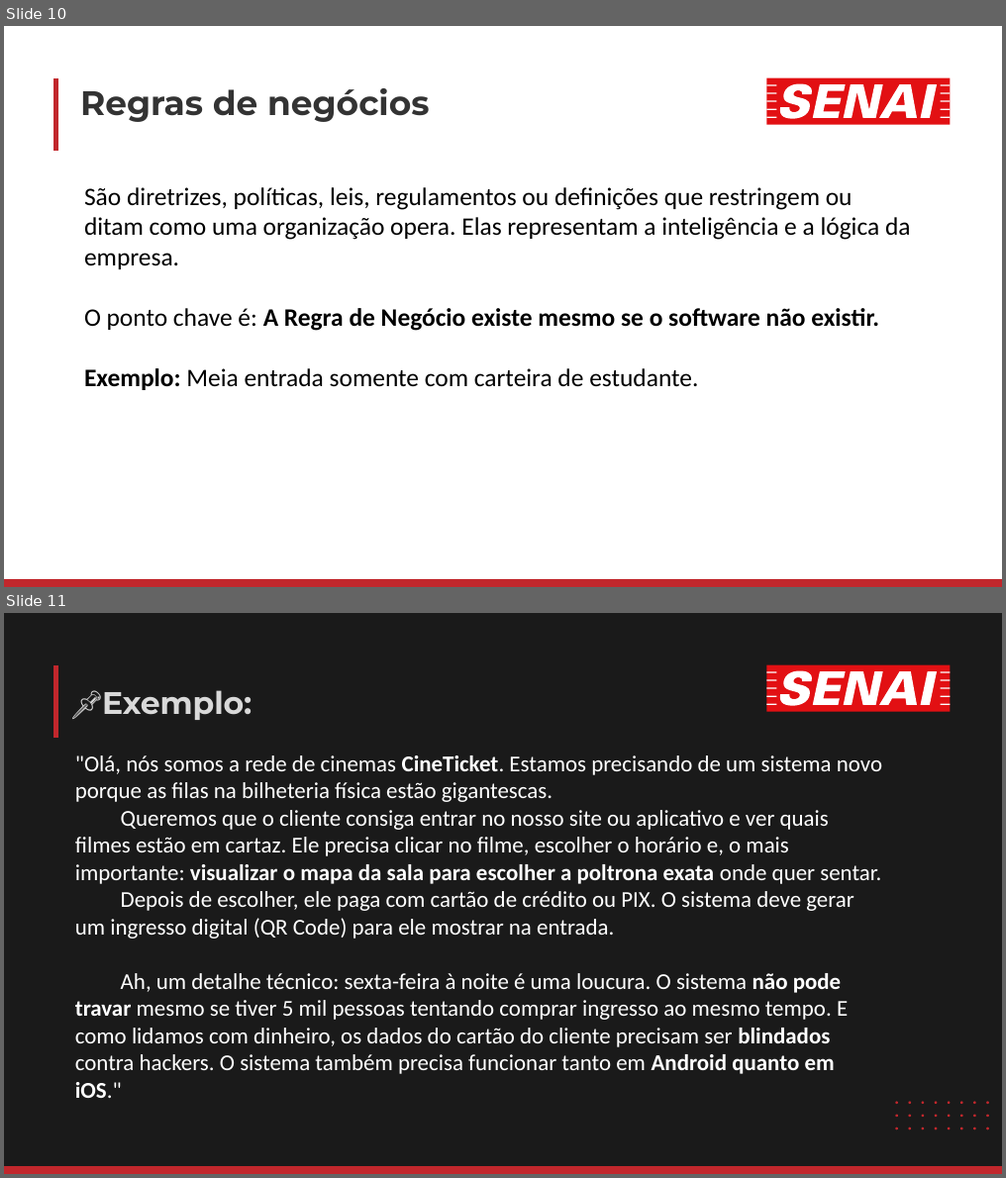
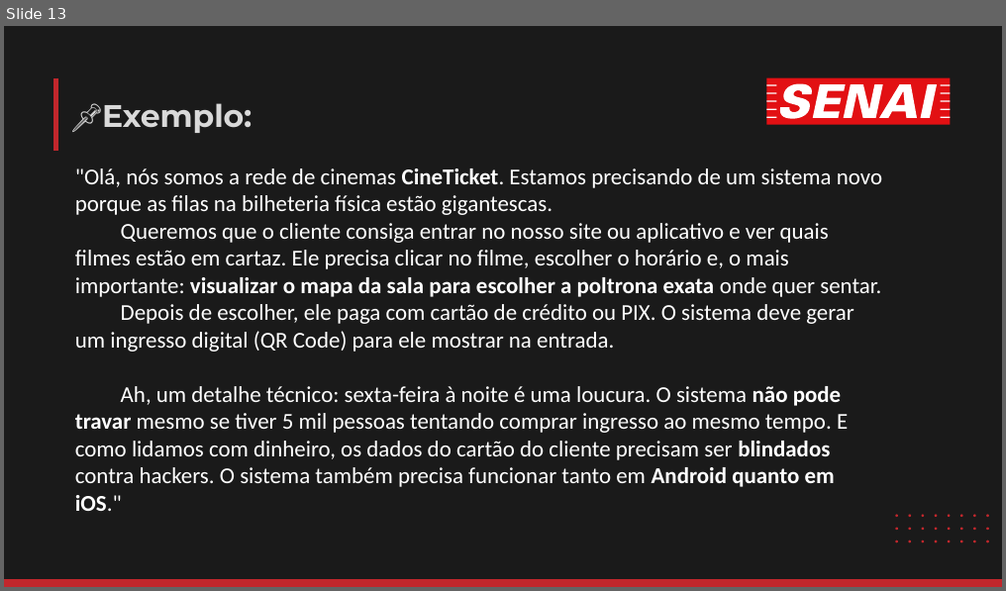
Before and after one commit to luisfernandospoljaric/senai2026, a slide deck: ds/seduc/1des/01-lopal/Aula02/LógicaAula2.pptx. Shown one above the other, each under a label of ours: slides 10 and 11 before the commit, slide 13 after it. The pictures are 1006x1178 and 1006x591 pixels, drawn with LibreOffice and Linux fonts; fonts in the diff are those of the drawing. Boxes give left, top, right and bottom in pixels: in the first picture for what was removed or moved away, otherwise in the second. Text is boxed around its words. In the diff, an @@ line names an element or a change of style, - is before the commit and + after.

```diff
--- a/ds/seduc/1des/01-lopal/Aula02/LógicaAula2.pptx
+++ b/ds/seduc/1des/01-lopal/Aula02/LógicaAula2.pptx
@@ slide 10 removed at [4, 26, 1002, 587], background #FFFFFF @@
@@ freeform shape removed at [56, 78, 56, 151] @@
@@ freeform shape removed at [766, 78, 949, 125] @@
@@ freeform shape removed at [766, 84, 949, 119] @@
@@ title removed at [80, 88, 429, 122] @@
-Regras de negócios
@@ text removed at [84, 187, 911, 390] @@
-São diretrizes, políticas, leis, regulamentos ou definições que restringem ou ditam como uma organização opera. Elas representam a inteligência e a lógica da empresa.
-O ponto chave é: A Regra de Negócio existe mesmo se o software não existir.
-Exemplo: Meia entrada somente com carteira de estudante.
@@ freeform shape removed at [4, 579, 1002, 587] @@
@@ what was slide 11 is now slide 13 @@
```
Also in this commit, not shown: 4 slides changed, 8 slides added, 5 other slides removed, 2 other files.
